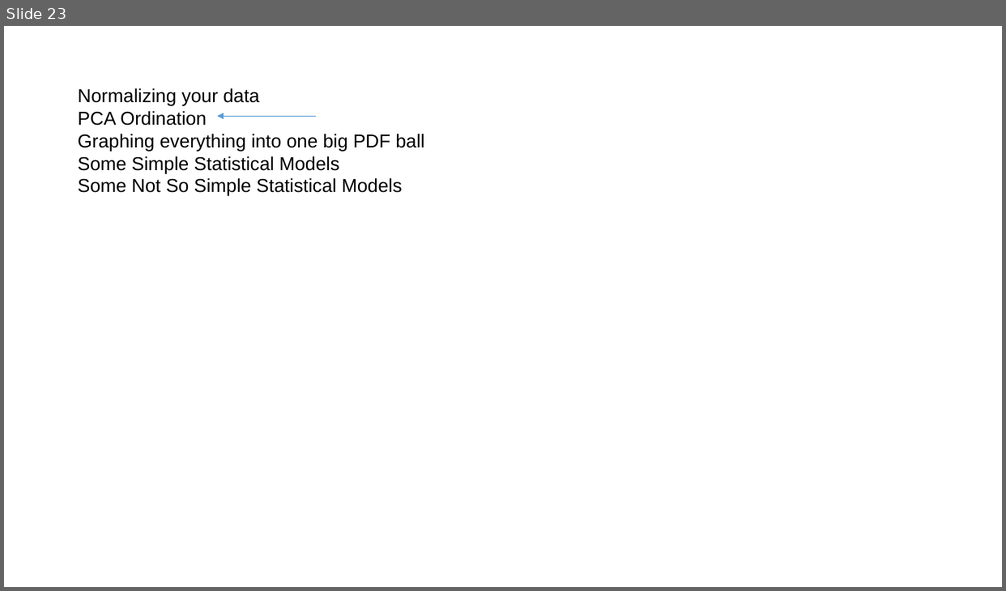
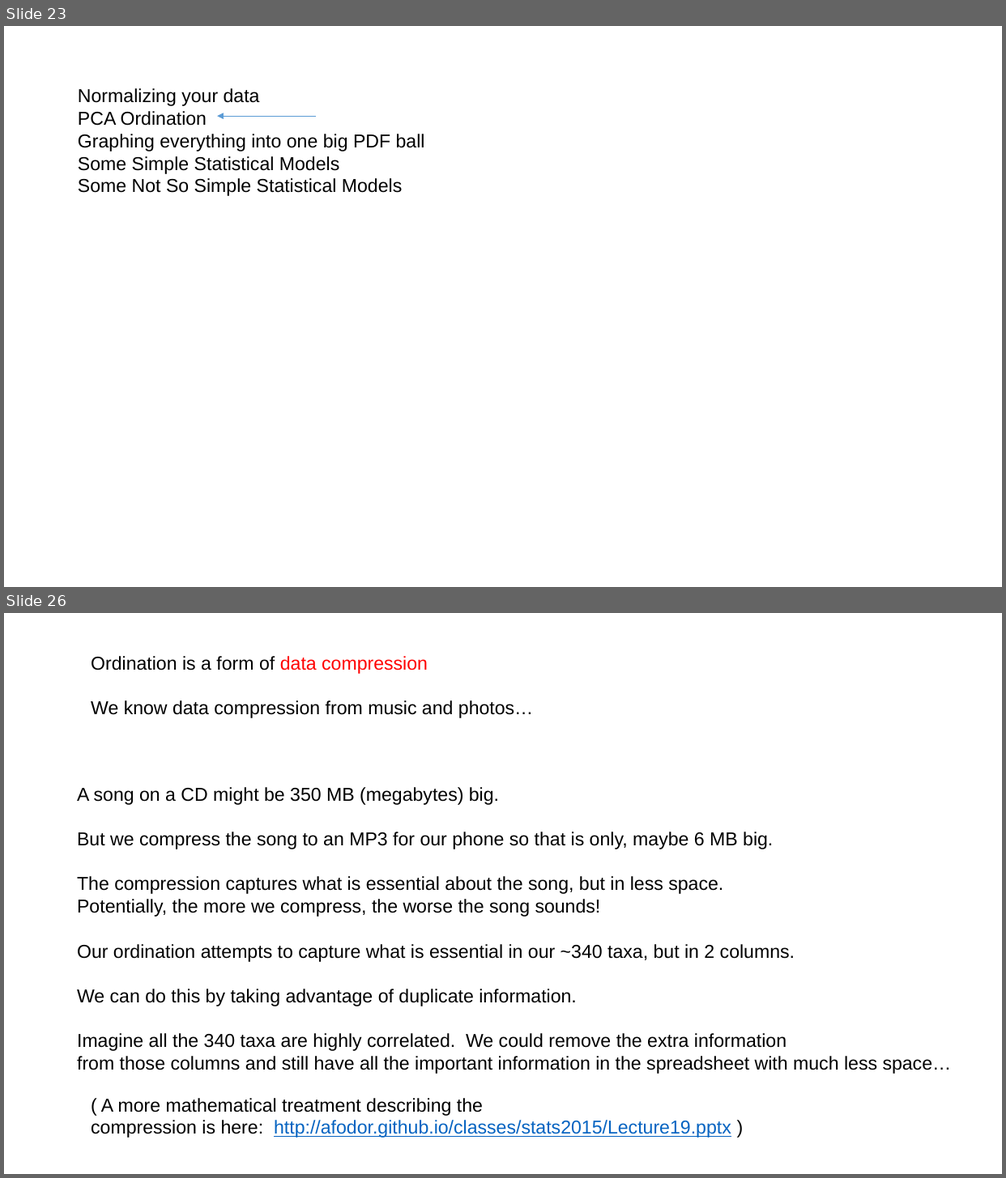
Before and after one commit to afodor/afodor.github.io, a slide deck: classes/ChapelHill2018/ch.pptx. Shown one above the other, each under a label of ours: slide 23 before the commit, slides 23 and 26 after it; the slides between them are not shown. The pictures are 1006x591 and 1006x1178 pixels, drawn with LibreOffice and Linux fonts; fonts in the diff are those of the drawing. Boxes give left, top, right and bottom in pixels: in the first picture for what was removed or moved away, otherwise in the second. Text is boxed around its words. In the diff, an @@ line names an element or a change of style, - is before the commit and + after.

```diff
--- a/classes/ChapelHill2018/ch.pptx
+++ b/classes/ChapelHill2018/ch.pptx
@@ slide 26 added at (4,613,1002,1174), background #FFFFFF @@
@@ text added at (91,656,533,718), 18 pt, text #000000 @@
+Ordination is a form of data compression
+We know data compression from music and photos…
@@ text added at (77,787,952,1074), 18 pt, text #000000 @@
+A song on a CD might be 350 MB (megabytes) big.
+But we compress the song to an MP3 for our phone so that is only, maybe 6 MB big.
+The compression captures what is essential about the song, but in less space.
+Potentially, the more we compress, the worse the song sounds!
+Our ordination attempts to capture what is essential in our ~340 taxa, but in 2 columns.
+We can do this by taking advantage of duplicate information.
+Imagine all the 340 taxa are highly correlated. We could remove the extra information
+from those columns and still have all the important information in the spreadsheet with much less space…
@@ text added at (91,1098,731,1138), 18 pt, text #000000 @@
+( A more mathematical treatment describing the
+compression is here: http://afodor.github.io/classes/stats2015/Lecture19.pptx )
```
Also in this commit, not shown: 21 other slides added.
